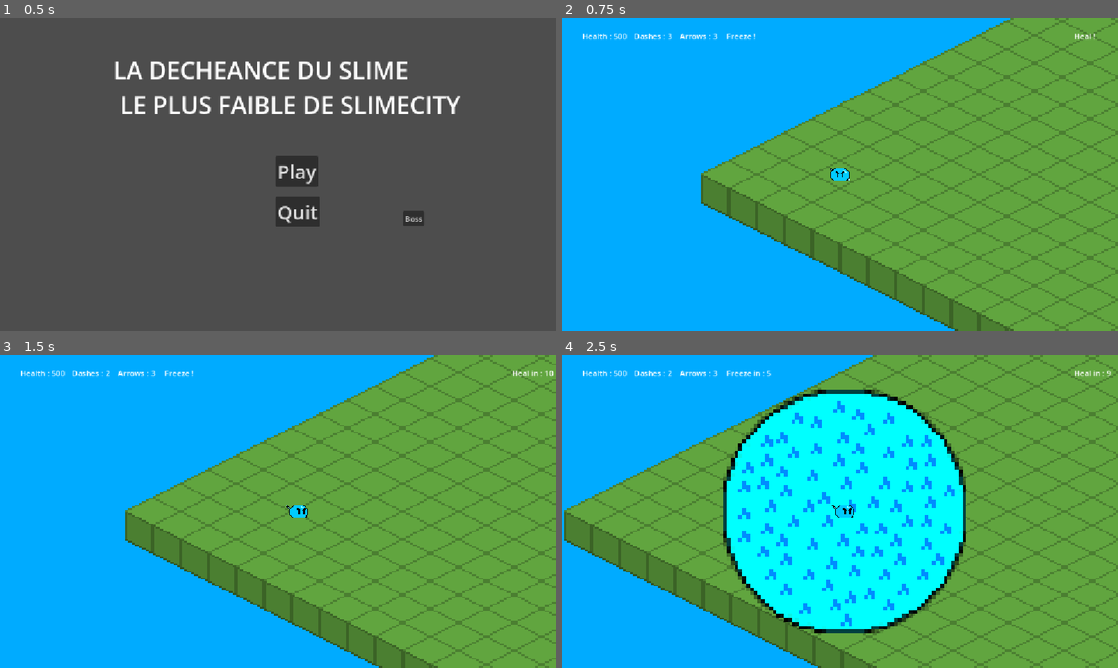
Above: before the commit, frames 1-4 (two rows, left to right).
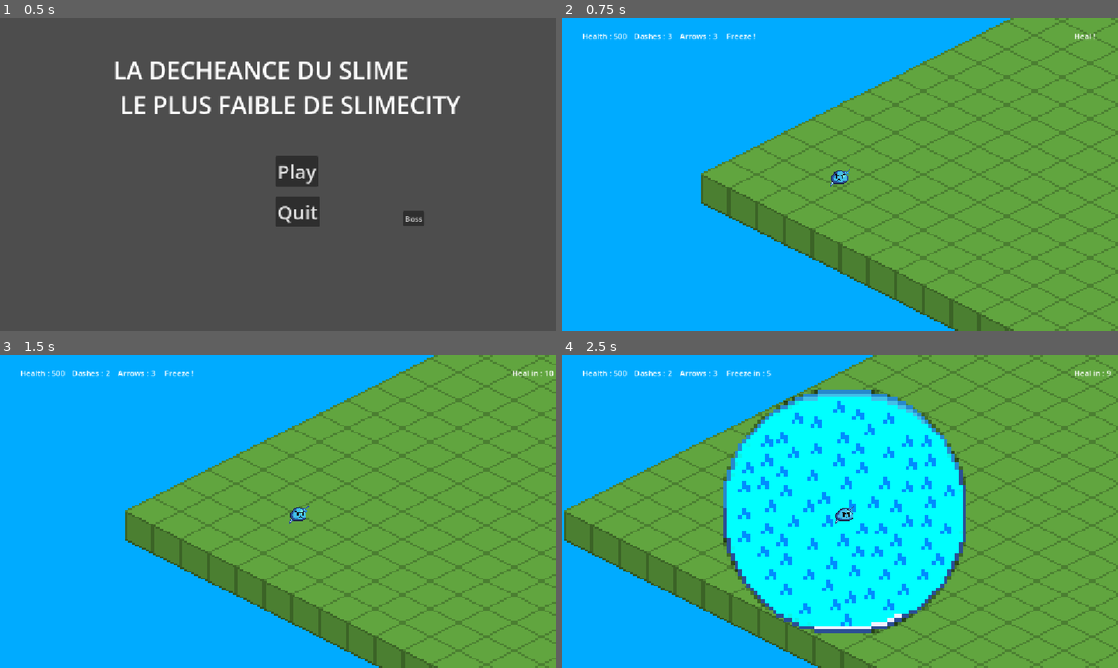
Above: after the commit, the same moments.

Repository: BelloLeSlime/Le-D-ch-ance-Du-Slime-Le-Plus-Faible-De-SlimeCity
Game: Godot game, scene res://scenes/main.tscn
Same seed, same stepped clock (60 frames per second), same inputs: the game is played once before the commit and once after it.
Inputs (mouse positions are in pixels of both pictures, inside the frame that each line leads up to):
- Up to frame 1 (0.5 s): no input
- Up to frame 2 (0.75 s): click "Play" at 0.5 s
- Up to frame 3 (1.5 s): tap Enter at 1.25 s; move the mouse to (400, 495) at 1.27 s; hold D (d) from 1.28 s (still down); tap Q (a) at 1.35 s
- Up to frame 4 (2.5 s): move the mouse to (728, 527) at 2.02 s; release D (d) at 2.03 s; tap D (d) at 2.1 s; tap E (e) at 2.3 s

Frame 1 is identical in both runs. In frame 2, 0.2% of the frame differs, in the area x 48-52%, y 48-54%; in frame 3, 0.2%; in frame 4, 2.0%, in the area x 29-73%, y 11-89%.

Commit message:
Add music and retexture Bello

Diff:
--- a/project.godot
+++ b/project.godot
@@ -12,7 +12,7 @@
 
 config/name="decheance_de_bello"
 run/main_scene="res://scenes/main.tscn"
-config/features=PackedStringArray("4.2", "Mobile")
+config/features=PackedStringArray("4.5", "Mobile")
 config/icon="res://icon.svg"
 
 [autoload]
@@ -28,27 +28,27 @@
 
 z={
 "deadzone": 0.5,
-"events": [Object(InputEventKey,"resource_local_to_scene":fa …(172 unchanged characters)… eycode":87,"key_label":0,"unicode":122,"echo":false,"script":null)
+"events": [Object(InputEventKey,"resource_local_to_scene":fa …(172 unchanged characters)… eycode":87,"key_label":0,"unicode":122,"location":0,"echo":false,"script":null)
 ]
 }
 q={
 "deadzone": 0.5,
-"events": [Object(InputEventKey,"resource_local_to_scene":fa …(172 unchanged characters)… eycode":65,"key_label":0,"unicode":113,"echo":false,"script":null)
+"events": [Object(InputEventKey,"resource_local_to_scene":fa …(172 unchanged characters)… eycode":65,"key_label":0,"unicode":113,"location":0,"echo":false,"script":null)
 ]
 }
 s={
 "deadzone": 0.5,
-"events": [Object(InputEventKey,"resource_local_to_scene":fa …(172 unchanged characters)… eycode":83,"key_label":0,"unicode":115,"echo":false,"script":null)
+"events": [Object(InputEventKey,"resource_local_to_scene":fa …(172 unchanged characters)… eycode":83,"key_label":0,"unicode":115,"location":0,"echo":false,"script":null)
 ]
 }
 d={
 "deadzone": 0.5,
-"events": [Object(InputEventKey,"resource_local_to_scene":fa …(172 unchanged characters)… eycode":68,"key_label":0,"unicode":100,"echo":false,"script":null)
+"events": [Object(InputEventKey,"resource_local_to_scene":fa …(172 unchanged characters)… eycode":68,"key_label":0,"unicode":100,"location":0,"echo":false,"script":null)
 ]
 }
 shift={
 "deadzone": 0.5,
-"events": [Object(InputEventKey,"resource_local_to_scene":fa …(175 unchanged characters)… ode":4194325,"key_label":0,"unicode":0,"echo":false,"script":null)
+"events": [Object(InputEventKey,"resource_local_to_scene":fa …(175 unchanged characters)… ode":4194325,"key_label":0,"unicode":0,"location":0,"echo":false,"script":null)
 ]
 }
 left_click={
@@ -63,12 +63,12 @@
 }
 e={
 "deadzone": 0.5,
-"events": [Object(InputEventKey,"resource_local_to_scene":fa …(172 unchanged characters)… eycode":69,"key_label":0,"unicode":101,"echo":false,"script":null)
+"events": [Object(InputEventKey,"resource_local_to_scene":fa …(172 unchanged characters)… eycode":69,"key_label":0,"unicode":101,"location":0,"echo":false,"script":null)
 ]
 }
 a={
 "deadzone": 0.5,
-"events": [Object(InputEventKey,"resource_local_to_scene":fa …(171 unchanged characters)… keycode":81,"key_label":0,"unicode":97,"echo":false,"script":null)
+"events": [Object(InputEventKey,"resource_local_to_scene":fa …(171 unchanged characters)… keycode":81,"key_label":0,"unicode":97,"location":0,"echo":false,"script":null)
 ]
 }
 
--- a/scenes/bello.tscn
+++ b/scenes/bello.tscn
@@ -1,144 +1,147 @@
 [gd_scene load_steps=37 format=3 uid="uid://chvmn20p3r0jd"]
 
-[ext_resource type="Script" path="res://scripts/bello.gd" id="1_pb4cl"]
-[ext_resource type="Texture2D" uid="uid://ccfvv6r4h8j1" path="res://assets/textures/player.png" id="2_d31bh"]
+[ext_resource type="Script" uid="uid://bbr2frwxobdo7" path="res://scripts/bello.gd" id="1_pb4cl"]
+[ext_resource type="Texture2D" uid="uid://b0fq2nic45tky" path="res://assets/textures/player2.png" id="2_320mq"]
 
 [sub_resource type="RectangleShape2D" id="RectangleShape2D_y53qs"]
 size = Vector2(20, 8.5)
 
-[sub_resource type="AtlasTexture" id="AtlasTexture_o5c2i"]
-atlas = ExtResource("2_d31bh")
-region = Rect2(1, 86, 32, 16)
-
-[sub_resource type="AtlasTexture" id="AtlasTexture_qndcb"]
-atlas = ExtResource("2_d31bh")
-region = Rect2(1, 69, 32, 16)
-
-[sub_resource type="AtlasTexture" id="AtlasTexture_equfc"]
-atlas = ExtResource("2_d31bh")
-region = Rect2(34, 86, 32, 16)
-
-[sub_resource type="AtlasTexture" id="AtlasTexture_mfjay"]
-atlas = ExtResource("2_d31bh")
-region = Rect2(34, 69, 32, 16)
-
-[sub_resource type="AtlasTexture" id="AtlasTexture_lev6t"]
-atlas = ExtResource("2_d31bh")
-region = Rect2(100, 86, 32, 16)
-
-[sub_resource type="AtlasTexture" id="AtlasTexture_bhgiv"]
-atlas = ExtResource("2_d31bh")
-region = Rect2(100, 69, 32, 16)
-
-[sub_resource type="AtlasTexture" id="AtlasTexture_8nujr"]
-atlas = ExtResource("2_d31bh")
-region = Rect2(67, 86, 32, 16)
-
-[sub_resource type="AtlasTexture" id="AtlasTexture_imjh1"]
-atlas = ExtResource("2_d31bh")
-region = Rect2(67, 69, 32, 16)
-
-[sub_resource type="AtlasTexture" id="AtlasTexture_c6hax"]
-atlas = ExtResource("2_d31bh")
-region = Rect2(1, 35, 32, 16)
-
-[sub_resource type="AtlasTexture" id="AtlasTexture_35bbs"]
-atlas = ExtResource("2_d31bh")
-region = Rect2(1, 1, 32, 16)
-
-[sub_resource type="AtlasTexture" id="AtlasTexture_84u60"]
-atlas = ExtResource("2_d31bh")
-region = Rect2(1, 52, 32, 16)
-
-[sub_resource type="AtlasTexture" id="AtlasTexture_ls1pk"]
-atlas = ExtResource("2_d31bh")
-region = Rect2(1, 18, 32, 16)
-
-[sub_resource type="AtlasTexture" id="AtlasTexture_y6pkg"]
-atlas = ExtResource("2_d31bh")
-region = Rect2(67, 52, 32, 16)
-
-[sub_resource type="AtlasTexture" id="AtlasTexture_b1voj"]
-atlas = ExtResource("2_d31bh")
-region = Rect2(67, 18, 32, 16)
-
-[sub_resource type="AtlasTexture" id="AtlasTexture_re23q"]
-atlas = ExtResource("2_d31bh")
-region = Rect2(67, 35, 32, 16)
-
-[sub_resource type="AtlasTexture" id="AtlasTexture_fqwkl"]
-atlas = ExtResource("2_d31bh")
-region = Rect2(67, 1, 32, 16)
-
-[sub_resource type="AtlasTexture" id="AtlasTexture_tu24g"]
-atlas = ExtResource("2_d31bh")
-region = Rect2(1, 35, 32, 16)
-
-[sub_resource type="AtlasTexture" id="AtlasTexture_6hfee"]
-atlas = ExtResource("2_d31bh")
-region = Rect2(34, 35, 32, 16)
-
-[sub_resource type="AtlasTexture" id="AtlasTexture_ahhvs"]
-atlas = ExtResource("2_d31bh")
-region = Rect2(1, 1, 32, 16)
-
-[sub_resource type="AtlasTexture" id="AtlasTexture_wq7pm"]
-atlas = ExtResource("2_d31bh")
-region = Rect2(34, 1, 32, 16)
-
-[sub_resource type="AtlasTexture" id="AtlasTexture_4ib8c"]
-atlas = ExtResource("2_d31bh")
-region = Rect2(1, 52, 32, 16)
-
-[sub_resource type="AtlasTexture" id="AtlasTexture_0ihys"]
-atlas = ExtResource("2_d31bh")
-region = Rect2(34, 52, 32, 16)
-
-[sub_resource type="AtlasTexture" id="AtlasTexture_gs2kw"]
-atlas = ExtResource("2_d31bh")
-region = Rect2(1, 18, 32, 16)
-
-[sub_resource type="AtlasTexture" id="AtlasTexture_8r2bt"]
-atlas = ExtResource("2_d31bh")
-region = Rect2(34, 18, 32, 16)
-
-[sub_resource type="AtlasTexture" id="AtlasTexture_d3erv"]
-atlas = ExtResource("2_d31bh")
-region = Rect2(67, 52, 32, 16)
-
-[sub_resource type="AtlasTexture" id="AtlasTexture_4kyhf"]
-atlas = ExtResource("2_d31bh")
-region = Rect2(100, 52, 32, 16)
-
-[sub_resource type="AtlasTexture" id="AtlasTexture_ilaem"]
-atlas = ExtResource("2_d31bh")
-region = Rect2(67, 18, 32, 16)
-
-[sub_resource type="AtlasTexture" id="AtlasTexture_iv12j"]
-atlas = ExtResource("2_d31bh")
-region = Rect2(100, 18, 32, 16)
-
-[sub_resource type="AtlasTexture" id="AtlasTexture_8qt76"]
-atlas = ExtResource("2_d31bh")
-region = Rect2(67, 35, 32, 16)
-
-[sub_resource type="AtlasTexture" id="AtlasTexture_qa2fy"]
-atlas = ExtResource("2_d31bh")
-region = Rect2(100, 35, 32, 16)
-
-[sub_resource type="AtlasTexture" id="AtlasTexture_qsrvp"]
-atlas = ExtResource("2_d31bh")
-region = Rect2(67, 1, 32, 16)
-
-[sub_resource type="AtlasTexture" id="AtlasTexture_bjq6c"]
-atlas = ExtResource("2_d31bh")
-region = Rect2(100, 1, 32, 16)
+[sub_resource type="AtlasTexture" id="AtlasTexture_ooir3"]
+atlas = ExtResource("2_320mq")
+region = Rect2(1, 193, 30, 30)
+
+[sub_resource type="AtlasTexture" id="AtlasTexture_4ctam"]
+atlas = ExtResource("2_320mq")
+region = Rect2(65, 193, 30, 30)
+
+[sub_resource type="AtlasTexture" id="AtlasTexture_kfw2u"]
+atlas = ExtResource("2_320mq")
+region = Rect2(1, 129, 30, 30)
+
+[sub_resource type="AtlasTexture" id="AtlasTexture_byrxa"]
+atlas = ExtResource("2_320mq")
+region = Rect2(65, 129, 30, 30)
+
+[sub_resource type="AtlasTexture" id="AtlasTexture_4bht6"]
+atlas = ExtResource("2_320mq")
+region = Rect2(1, 225, 30, 30)
+
+[sub_resource type="AtlasTexture" id="AtlasTexture_gjnns"]
+atlas = ExtResource("2_320mq")
+region = Rect2(65, 225, 30, 30)
+
+[sub_resource type="AtlasTexture" id="AtlasTexture_bqi7a"]
+atlas = ExtResource("2_320mq")
+region = Rect2(1, 161, 30, 30)
+
+[sub_resource type="AtlasTexture" id="AtlasTexture_hsecr"]
+atlas = ExtResource("2_320mq")
+region = Rect2(65, 161, 30, 30)
+
+[sub_resource type="AtlasTexture" id="AtlasTexture_4jje2"]
+atlas = ExtResource("2_320mq")
+region = Rect2(33, 225, 30, 30)
+
+[sub_resource type="AtlasTexture" id="AtlasTexture_3iiky"]
+atlas = ExtResource("2_320mq")
+region = Rect2(97, 225, 30, 30)
+
+[sub_resource type="AtlasTexture" id="AtlasTexture_ik2c5"]
+atlas = ExtResource("2_320mq")
+region = Rect2(33, 161, 30, 30)
+
+[sub_resource type="AtlasTexture" id="AtlasTexture_upr1s"]
+atlas = ExtResource("2_320mq")
+region = Rect2(97, 161, 30, 30)
+
+[sub_resource type="AtlasTexture" id="AtlasTexture_gulyx"]
+atlas = ExtResource("2_320mq")
+region = Rect2(33, 193, 30, 30)
+
+[sub_resource type="AtlasTexture" id="AtlasTexture_s4p4k"]
+atlas = ExtResource("2_320mq")
+region = Rect2(97, 193, 30, 30)
+
+[sub_resource type="AtlasTexture" id="AtlasTexture_pun0d"]
+atlas = ExtResource("2_320mq")
+region = Rect2(33, 129, 30, 30)
+
+[sub_resource type="AtlasTexture" id="AtlasTexture_l88yk"]
+atlas = ExtResource("2_320mq")
+region = Rect2(97, 129, 30, 30)
+
+[sub_resource type="AtlasTexture" id="AtlasTexture_320mq"]
+atlas = ExtResource("2_320mq")
+region = Rect2(1, 65, 30, 30)
+
+[sub_resource type="AtlasTexture" id="AtlasTexture_vh5us"]
+atlas = ExtResource("2_320mq")
+region = Rect2(65, 65, 30, 30)
+
+[sub_resource type="AtlasTexture" id="AtlasTexture_lem5j"]
+atlas = ExtResource("2_320mq")
+region = Rect2(1, 33, 30, 30)
+
+[sub_resource type="AtlasTexture" id="AtlasTexture_vtdnt"]
+atlas = ExtResource("2_320mq")
+region = Rect2(65, 33, 30, 30)
+
+[sub_resource type="AtlasTexture" id="AtlasTexture_wiwk2"]
+atlas = ExtResource("2_320mq")
+region = Rect2(1, 97, 30, 30)
+
+[sub_resource type="AtlasTexture" id="AtlasTexture_dxxs2"]
+atlas = ExtResource("2_320mq")
+region = Rect2(65, 97, 30, 30)
+
+[sub_resource type="AtlasTexture" id="AtlasTexture_38vqd"]
+atlas = ExtResource("2_320mq")
+region = Rect2(1, 33, 30, 30)
+
+[sub_resource type="AtlasTexture" id="AtlasTexture_ixw5b"]
+atlas = ExtResource("2_320mq")
+region = Rect2(65, 33, 30, 30)
+
+[sub_resource type="AtlasTexture" id="AtlasTexture_lu36k"]
+atlas = ExtResource("2_320mq")
+region = Rect2(33, 97, 30, 30)
+
+[sub_resource type="AtlasTexture" id="AtlasTexture_um6uq"]
+atlas = ExtResource("2_320mq")
+region = Rect2(97, 97, 30, 30)
+
+[sub_resource type="AtlasTexture" id="AtlasTexture_bhi28"]
+atlas = ExtResource("2_320mq")
+region = Rect2(33, 33, 30, 30)
+
+[sub_resource type="AtlasTexture" id="AtlasTexture_jmuom"]
+atlas = ExtResource("2_320mq")
+region = Rect2(97, 33, 30, 30)
+
+[sub_resource type="AtlasTexture" id="AtlasTexture_mwcfu"]
+atlas = ExtResource("2_320mq")
+region = Rect2(33, 65, 30, 30)
+
+[sub_resource type="AtlasTexture" id="AtlasTexture_rgjfw"]
+atlas = ExtResource("2_320mq")
+region = Rect2(97, 65, 30, 30)
+
+[sub_resource type="AtlasTexture" id="AtlasTexture_kjs8x"]
+atlas = ExtResource("2_320mq")
+region = Rect2(33, 1, 30, 30)
+
+[sub_resource type="AtlasTexture" id="AtlasTexture_44iqa"]
+atlas = ExtResource("2_320mq")
+region = Rect2(97, 1, 30, 30)
 
 [sub_resource type="SpriteFrames" id="SpriteFrames_pua45"]
 animations = [{
 "frames": [{
 "duration": 1.0,
-"texture": SubResource("AtlasTexture_o5c2i")
+"texture": SubResource("AtlasTexture_ooir3")
+}, {
+"duration": 1.0,
+"texture": SubResource("AtlasTexture_4ctam")
 }],
 "loop": true,
 "name": &"dash_down",
@@ -146,7 +149,10 @@
 }, {
 "frames": [{
 "duration": 1.0,
-"texture": SubResource("AtlasTexture_qndcb")
+"texture": SubResource("AtlasTexture_kfw2u")
+}, {
+"duration": 1.0,
+"texture": SubResource("AtlasTexture_byrxa")
 }],
 "loop": true,
 "name": &"dash_down_sword",
@@ -154,7 +160,10 @@
 }, {
 "frames": [{
 "duration": 1.0,
-"texture": SubResource("AtlasTexture_equfc")
+"texture": SubResource("AtlasTexture_4bht6")
+}, {
+"duration": 1.0,
+"texture": SubResource("AtlasTexture_gjnns")
 }],
 "loop": true,
 "name": &"dash_left",
@@ -162,7 +171,10 @@
 }, {
 "frames": [{
 "duration": 1.0,
-"texture": SubResource("AtlasTexture_mfjay")
+"texture": SubResource("AtlasTexture_bqi7a")
+}, {
+"duration": 1.0,
+"texture": SubResource("AtlasTexture_hsecr")
 }],
 "loop": true,
 "name": &"dash_left_sword",
@@ -170,7 +182,10 @@
 }, {
 "frames": [{
 "duration": 1.0,
-"texture": SubResource("AtlasTexture_lev6t")
+"texture": SubResource("AtlasTexture_4jje2")
+}, {
+"duration": 1.0,
+"texture": SubResource("AtlasTexture_3iiky")
 }],
 "loop": true,
 "name": &"dash_right",
@@ -178,7 +193,10 @@
 }, {
 "frames": [{
 "duration": 1.0,
-"texture": SubResource("AtlasTexture_bhgiv")
+"texture": SubResource("AtlasTexture_ik2c5")
+}, {
+"duration": 1.0,
+"texture": SubResource("AtlasTexture_upr1s")
 }],
 "loop": true,
 "name": &"dash_right_sword",
@@ -186,7 +204,10 @@
 }, {
 "frames": [{
 "duration": 1.0,
-"texture": SubResource("AtlasTexture_8nujr")
+"texture": SubResource("AtlasTexture_gulyx")
+}, {
+"duration": 1.0,
+"texture": SubResource("AtlasTexture_s4p4k")
 }],
 "loop": true,
 "name": &"dash_up",
@@ -194,7 +215,10 @@
 }, {
 "frames": [{
 "duration": 1.0,
-"texture": SubResource("AtlasTexture_imjh1")
+"texture": SubResource("AtlasTexture_pun0d")
+}, {
+"duration": 1.0,
+"texture": SubResource("AtlasTexture_l88yk")
 }],
 "loop": true,
 "name": &"dash_up_sword",
@@ -202,74 +226,10 @@
 }, {
 "frames": [{
 "duration": 1.0,
-"texture": SubResource("AtlasTexture_c6hax")
-}],
-"loop": true,
-"name": &"idle_down",
-"speed": 5.0
-}, {
-"frames": [{
-"duration": 1.0,
-"texture": SubResource("AtlasTexture_35bbs")
-}],
-"loop": true,
-"name": &"idle_down_sword",
-"speed": 5.0
-}, {
-"frames": [{
-"duration": 1.0,
-"texture": SubResource("AtlasTexture_84u60")
-}],
-"loop": true,
-"name": &"idle_left",
-"speed": 5.0
-}, {
-"frames": [{
-"duration": 1.0,
-"texture": SubResource("AtlasTexture_ls1pk")
-}],
-"loop": true,
-"name": &"idle_left_sword",
-"speed": 5.0
-}, {
-"frames": [{
-"duration": 1.0,
-"texture": SubResource("AtlasTexture_y6pkg")
-}],
-"loop": true,
-"name": &"idle_right",
-"speed": 5.0
-}, {
-"frames": [{
-"duration": 1.0,
-"texture": SubResource("AtlasTexture_b1voj")
-}],
-"loop": true,
-"name": &"idle_right_sword",
-"speed": 5.0
-}, {
-"frames": [{
-"duration": 1.0,
-"texture": SubResource("AtlasTexture_re23q")
-}],
-"loop": true,
-"name": &"idle_up",
-"speed": 5.0
-}, {
-"frames": [{
-"duration": 1.0,
-"texture": SubResource("AtlasTexture_fqwkl")
-}],
-"loop": true,
-"name": &"idle_up_sword",
-"speed": 5.0
-}, {
-"frames": [{
-"duration": 1.0,
-"texture": SubResource("AtlasTexture_tu24g")
-}, {
-"duration": 1.0,
-"texture": SubResource("AtlasTexture_6hfee")
+"texture": SubResource("AtlasTexture_320mq")
+}, {
+"duration": 1.0,
+"texture": SubResource("AtlasTexture_vh5us")
 }],
 "loop": true,
 "name": &"walk_down",
@@ -277,10 +237,10 @@
 }, {
 "frames": [{
 "duration": 1.0,
-"texture": SubResource("AtlasTexture_ahhvs")
-}, {
-"duration": 1.0,
-"texture": SubResource("AtlasTexture_wq7pm")
+"texture": SubResource("AtlasTexture_lem5j")
+}, {
+"duration": 1.0,
+"texture": SubResource("AtlasTexture_vtdnt")
 }],
 "loop": true,
 "name": &"walk_down_sword",
@@ -288,10 +248,10 @@
 }, {
 "frames": [{
 "duration": 1.0,
-"texture": SubResource("AtlasTexture_4ib8c")
-}, {
-"duration": 1.0,
-"texture": SubResource("AtlasTexture_0ihys")
+"texture": SubResource("AtlasTexture_wiwk2")
+}, {
+"duration": 1.0,
+"texture": SubResource("AtlasTexture_dxxs2")
 }],
 "loop": true,
 "name": &"walk_left",
@@ -299,10 +259,10 @@
 }, {
 "frames": [{
 "duration": 1.0,
-"texture": SubResource("AtlasTexture_gs2kw")
-}, {
-"duration": 1.0,
-"texture": SubResource("AtlasTexture_8r2bt")
+"texture": SubResource("AtlasTexture_38vqd")
+}, {
+"duration": 1.0,
+"texture": SubResource("AtlasTexture_ixw5b")
 }],
 "loop": true,
 "name": &"walk_left_sword",
@@ -310,10 +270,10 @@
 }, {
 "frames": [{
 "duration": 1.0,
-"texture": SubResource("AtlasTexture_d3erv")
-}, {
-"duration": 1.0,
-"texture": SubResource("AtlasTexture_4kyhf")
+"texture": SubResource("AtlasTexture_lu36k")
+}, {
+"duration": 1.0,
+"texture": SubResource("AtlasTexture_um6uq")
 }],
 "loop": true,
 "name": &"walk_right",
@@ -321,10 +281,10 @@
 }, {
 "frames": [{
 "duration": 1.0,
-"texture": SubResource("AtlasTexture_ilaem")
-}, {
-"duration": 1.0,
-"texture": SubResource("AtlasTexture_iv12j")
+"texture": SubResource("AtlasTexture_bhi28")
+}, {
+"duration": 1.0,
+"texture": SubResource("AtlasTexture_jmuom")
 }],
 "loop": true,
 "name": &"walk_right_sword",
@@ -332,10 +292,10 @@
 }, {
 "frames": [{
 "duration": 1.0,
-"texture": SubResource("AtlasTexture_8qt76")
-}, {
-"duration": 1.0,
-"texture": SubResource("AtlasTexture_qa2fy")
+"texture": SubResource("AtlasTexture_mwcfu")
+}, {
+"duration": 1.0,
+"texture": SubResource("AtlasTexture_rgjfw")
 }],
 "loop": true,
 "name": &"walk_up",
@@ -343,10 +303,10 @@
 }, {
 "frames": [{
 "duration": 1.0,
-"texture": SubResource("AtlasTexture_qsrvp")
-}, {
-"duration": 1.0,
-"texture": SubResource("AtlasTexture_bjq6c")
+"texture": SubResource("AtlasTexture_kjs8x")
+}, {
+"duration": 1.0,
+"texture": SubResource("AtlasTexture_44iqa")
 }],
 "loop": true,
 "name": &"walk_up_sword",
@@ -366,9 +326,9 @@
 [node name="AnimatedSprite2D" type="AnimatedSprite2D" parent="."]
 texture_filter = 1
 sprite_frames = SubResource("SpriteFrames_pua45")
-animation = &"walk_up_sword"
+animation = &"walk_down_sword"
 frame = 1
-frame_progress = 0.757623
+frame_progress = 0.3279711
 
 [node name="DashSpeedCooldown" type="Timer" parent="."]
 process_callback = 0
--- a/scenes/level1.tscn
+++ b/scenes/level1.tscn
@@ -1,7 +1,8 @@
-[gd_scene load_steps=12 format=3 uid="uid://d3tneckx2oiwp"]
+[gd_scene load_steps=13 format=3 uid="uid://d3tneckx2oiwp"]
 
 [ext_resource type="PackedScene" uid="uid://4khaeqq6n2tp" path="res://scenes/ui.tscn" id="1_25gdi"]
 [ext_resource type="PackedScene" uid="uid://chvmn20p3r0jd" path="res://scenes/bello.tscn" id="2_r70xv"]
+[ext_resource type="AudioStream" uid="uid://bfqgwp73ho2y2" path="res://assets/musique/Soporific.mp3" id="3_mhwee"]
 [ext_resource type="Texture2D" uid="uid://bqkonrldm2kda" path="res://assets/textures/block2.png" id="3_wy77f"]
 [ext_resource type="Script" path="res://scripts/TileMap.gd" id="4_atl8g"]
 [ext_resource type="PackedScene" uid="uid://b6l0idlnhjjl4" path="res://scenes/melee_enemy.tscn" id="5_ivme1"]
@@ -37,6 +38,11 @@
 
 [node name="Bello" parent="." instance=ExtResource("2_r70xv")]
 
+[node name="AudioStreamPlayer" type="AudioStreamPlayer" parent="Bello"]
+stream = ExtResource("3_mhwee")
+volume_db = -5.0
+autoplay = true
+
 [node name="TileMap" type="TileMap" parent="."]
 y_sort_enabled = true
 texture_filter = 1
--- a/scenes/mage_enemy.tscn
+++ b/scenes/mage_enemy.tscn
@@ -29,6 +29,7 @@
 one_shot = true
 
 [node name="DamageCooldown" type="Timer" parent="."]
+wait_time = 0.2
 
 [connection signal="timeout" from="AttackCooldown" to="." method="_on_attack_cooldown_timeout"]
 [connection signal="timeout" from="DamageCooldown" to="." method="_on_damage_cooldown_timeout"]
--- a/scenes/melee.tscn
+++ b/scenes/melee.tscn
@@ -1,10 +1,10 @@
 [gd_scene load_steps=4 format=3 uid="uid://bthv7c1mjo5o8"]
 
-[ext_resource type="Script" path="res://scripts/melee.gd" id="1_j1d1v"]
+[ext_resource type="Script" uid="uid://106b70f14po3" path="res://scripts/melee.gd" id="1_j1d1v"]
 [ext_resource type="Texture2D" uid="uid://c4r0bnopxcfn7" path="res://assets/textures/sword.png" id="2_gfgjl"]
 
 [sub_resource type="RectangleShape2D" id="RectangleShape2D_83eki"]
-size = Vector2(51, 14)
+size = Vector2(62, 14)
 
 [node name="Melee" type="Node2D"]
 script = ExtResource("1_j1d1v")
@@ -14,7 +14,7 @@
 collision_mask = 2
 
 [node name="CollisionShape2D" type="CollisionShape2D" parent="Area2D"]
-position = Vector2(15.5, 0)
+position = Vector2(32, 0)
 shape = SubResource("RectangleShape2D_83eki")
 
 [node name="DisapeerCooldown" type="Timer" parent="."]
@@ -24,9 +24,9 @@
 
 [node name="Sprite2D" type="Sprite2D" parent="."]
 texture_filter = 1
-position = Vector2(14.9785, -1.66893e-05)
-rotation = 0.785397
-scale = Vector2(2.32392, 2.32392)
+position = Vector2(31.782982, -1.2664282)
+rotation = 0.7362341
+scale = Vector2(2.007682, 2.1985576)
 texture = ExtResource("2_gfgjl")
 
 [connection signal="timeout" from="DisapeerCooldown" to="." method="_on_disapeer_cooldown_timeout"]
--- a/scenes/melee_enemy.tscn
+++ b/scenes/melee_enemy.tscn
@@ -39,7 +39,7 @@
 one_shot = true
 
 [node name="DamageCooldown" type="Timer" parent="."]
-wait_time = 0.6
+wait_time = 0.2
 
 [connection signal="body_entered" from="Attack" to="." method="_on_attack_body_entered"]
 [connection signal="timeout" from="AttackCooldown" to="." method="_on_attack_cooldown_timeout"]
--- a/scenes/protector_enemy.tscn
+++ b/scenes/protector_enemy.tscn
@@ -40,7 +40,7 @@
 wait_time = 3.0
 
 [node name="DamageCooldown" type="Timer" parent="."]
-wait_time = 0.6
+wait_time = 0.2
 
 [connection signal="timeout" from="ProtectCooldown" to="." method="_on_protect_cooldown_timeout"]
 [connection signal="timeout" from="DamageCooldown" to="." method="_on_damage_cooldown_timeout"]
--- a/scenes/ranger_enemy.tscn
+++ b/scenes/ranger_enemy.tscn
@@ -29,7 +29,7 @@
 one_shot = true
 
 [node name="DamageCooldown" type="Timer" parent="."]
-wait_time = 0.6
+wait_time = 0.2
 
 [connection signal="timeout" from="AttackCooldown" to="." method="_on_attack_cooldown_timeout"]
 [connection signal="timeout" from="DamageCooldown" to="." method="_on_damage_cooldown_timeout"]
--- a/scenes/tank_enemy.tscn
+++ b/scenes/tank_enemy.tscn
@@ -38,7 +38,7 @@
 one_shot = true
 
 [node name="DamageCooldown" type="Timer" parent="."]
-wait_time = 0.6
+wait_time = 0.2
 
 [connection signal="body_entered" from="Attack" to="." method="_on_attack_body_entered"]
 [connection signal="timeout" from="AttackCooldown" to="." method="_on_attack_cooldown_timeout"]
--- a/scripts/bello.gd
+++ b/scripts/bello.gd
@@ -20,9 +20,9 @@
 var shake_strenght = 10.0
 
 var direction = "down"
-var moving = "idle"
+var moving = "walk"
 var sword = true
-var animation = "idle_down_sword"
+var animation = "walk_down_sword"
 
 func _physics_process(_delta):
 
@@ -104,25 +104,21 @@
 	last_health = health
 
 	if input_vector.y !=0:
-		if speed == 400:
-			moving = "walk"
-		else:
-			moving = "dash"
 		if input_vector.y > 0:
 			direction = "down"
 		else:
 			direction = "up"
 	elif input_vector.x != 0:
-		if speed == 400:
-			moving = "walk"
-		else:
-			moving = "dash"
 		if input_vector.x > 0:
 			direction = "right"
 		else:
 			direction = "left"
+
+	if speed == 400:
+		moving = "walk"
 	else:
-		moving = "idle"
+		moving = "dash"
+
 	if sword:
 		animation = moving + "_" + direction + "_" + "sword"
 	else:
--- a/scripts/melee.gd
+++ b/scripts/melee.gd
@@ -1,7 +1,7 @@
 extends Node2D
 
 @export var lifetime := 0.2
-@export var angle_range := deg_to_rad(60) # 10° de chaque côté
+@export var angle_range := deg_to_rad(80) # 10° de chaque côté
 @export var distance := 20.0
 
 var start_angle := 0.0
Not shown, added: assets/musique/Soporific.mp3.import
Binary file changed: assets/textures/arrow.png
Not shown, changed: assets/textures/arrow.png.import
Binary file changed: assets/textures/freeze.png
Not shown, changed: assets/textures/freeze.png.import
Binary file added: assets/textures/player2.png
Not shown, added: assets/textures/player2.png.import
Binary file changed: assets/textures/sword.png
Not shown, changed: assets/textures/sword.png.import
Not shown, added: scripts/TileMap.gd.uid
Not shown, added: scripts/arrow.gd.uid
Not shown, added: scripts/bello.gd.uid
(and 13 more such lines)
